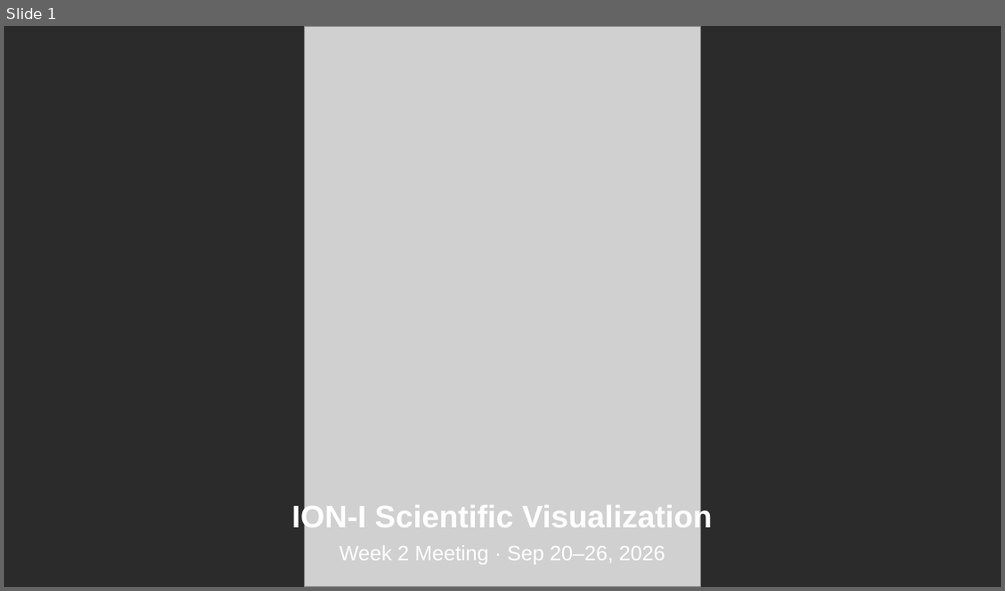
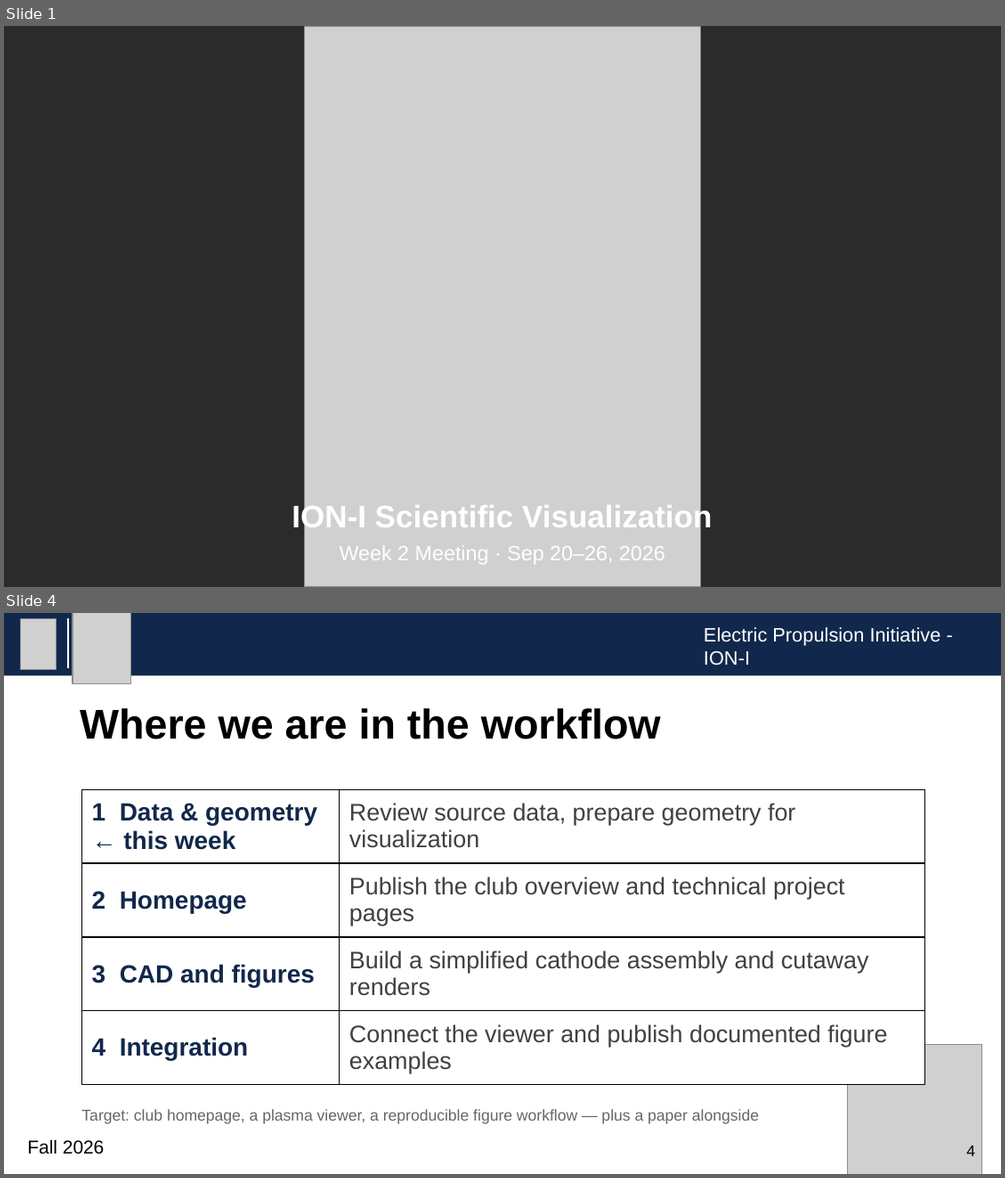
Before and after one commit to quyaoning/ioni-visual, a slide deck: Meeting Slides/2026-09-20_ioni-visual.pptx. Shown one above the other, each under a label of ours: slide 1 before the commit, slides 1 and 4 after it; the slides between them are not shown. The pictures are 1005x591 and 1005x1178 pixels, drawn with LibreOffice and Linux fonts; fonts in the diff are those of the drawing; grey boxes stand for pictures; background and template pictures are left out; a plain dark background stands for a picture behind light text. Boxes give left, top, right and bottom in pixels: in the first picture for what was removed or moved away, otherwise in the second. Text is boxed around its words. In the diff, an @@ line names an element or a change of style, - is before the commit and + after.

Commit message:
Expand Week 2 meeting slide into a full 30-min agenda

```diff
--- a/Meeting Slides/2026-09-20_ioni-visual.pptx
+++ b/Meeting Slides/2026-09-20_ioni-visual.pptx
@@ slide 4 added at <box>4,613,1001,1174</box>, background #FFFFFF @@
@@ rectangle added at <box>4,613,1001,674</box>, fill #11284C @@
@@ picture added at <box>21,618,57,669</box> @@
@@ line added from (68, 618) to (68, 668), #FFFFFF 1.5 pt @@
@@ picture added at <box>73,613,130,684</box> @@
@@ text added at <box>704,627,941,666</box>, 14 pt, text #FFFFFF @@
+Electric Propulsion Initiative - ION-I
@@ title added at <box>80,708,661,739</box>, 30 pt, text #000000, bold @@
+Where we are in the workflow
@@ table added at <box>81,789,925,1085</box>, 4 rows, 2 columns @@
+1 Data & geometry ← this week | Review source data, prepare geometry for visualization
+2 Homepage | Publish the club overview and technical project pages
+3 CAD and figures | Build a simplified cathode assembly and cutaway renders
+4 Integration | Connect the viewer and publish documented figure examples
@@ picture added at <box>848,1045,983,1174</box> @@
@@ text added at <box>81,1109,759,1124</box>, 11.2 pt, text #666666 @@
+Target: club homepage, a plasma viewer, a reproducible figure workflow — plus a paper alongside
@@ text added at <box>27,1139,105,1154</box>, 13.5 pt, text #000000 @@
+Fall 2026
@@ text added at <box>966,1145,975,1156</box>, 11.2 pt, text #000000 @@
+4
```
Also in this commit, not shown: 3 slides changed, 8 other slides added.
